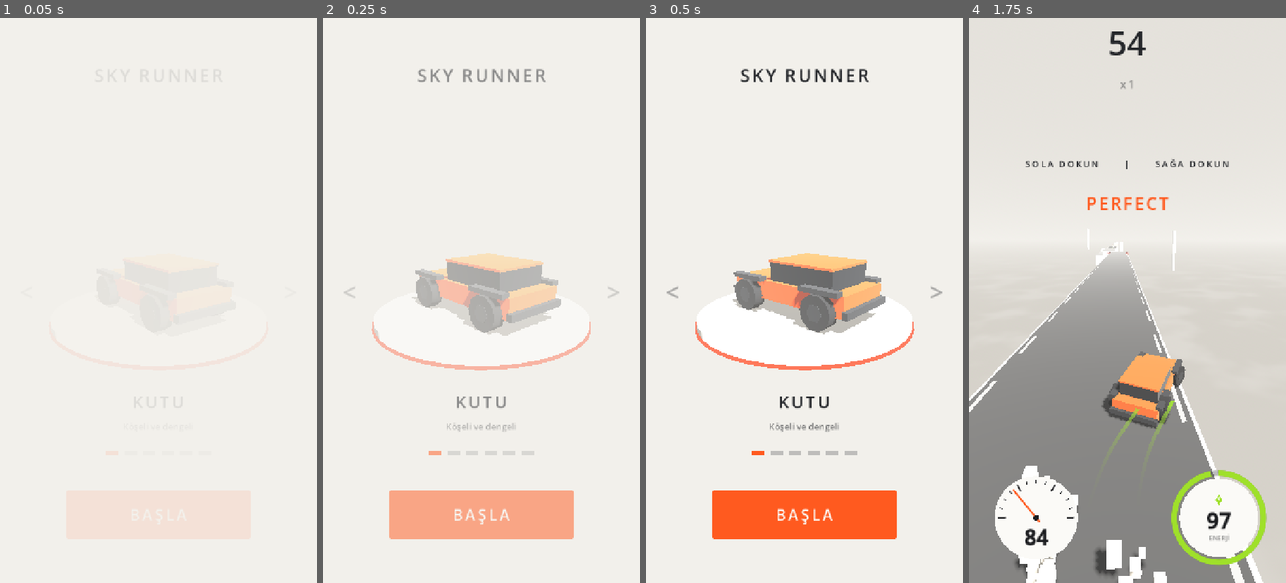
Above: before the commit, frames 1-4 (left to right).
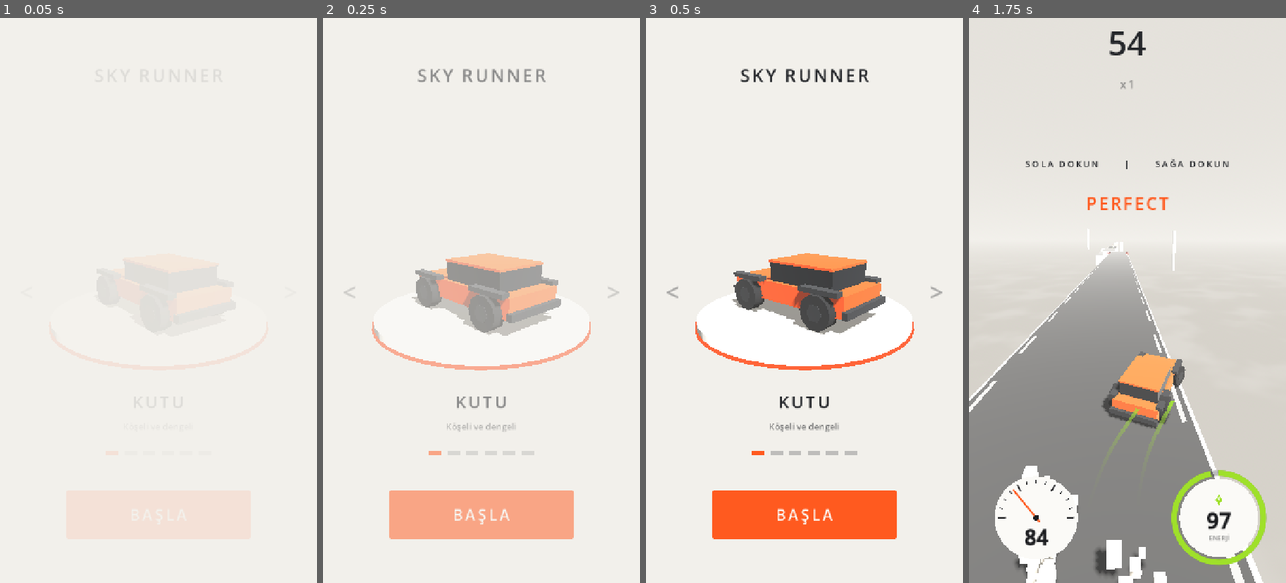
Above: after the commit, the same moments.

Repository: basarbellisan/Runny
Game: Godot game, scene res://scenes/menu.tscn
Two runs of this game, one before a commit and one after it. Both use one fixed random seed, a clock stepped at 60 frames per second and the inputs below.
Inputs (mouse positions are in pixels of both pictures, inside the frame that each line leads up to):
- Up to frame 1 (0.05 s): no input
- Up to frame 2 (0.25 s): no input
- Up to frame 3 (0.5 s): no input
- Up to frame 4 (1.75 s): click "BAŞLA" at 0.5 s; tap Enter at 1.25, 1.35 s; move the mouse to (1197, 272) at 1.27 s; hold D from 1.28 s (still down); click (1197, 272) at 1.42 s; tap Space at 1.52 s

The runs differ from the first frame. In frame 2, 0.3% of the frame differs, in the area x 29-74%, y 41-51%; in frame 3, 5.3%, in the area x 15-85%, y 41-63%; in frame 4, nothing differs.

Commit message:
Garaj ışığı kısıldı: arabalar soluk görünmesin
Ortam ışığı 0.6 -> 0.38, güneş 1.25 -> 0.9, sis 0.02 -> 0.006 (sis öndeki
arabanın rengini krem rengine çekiyordu).

Co-Authored-By: Claude Opus 5.5 <noreply@anthropic.com>
Claude-Session: https://claude.ai/code/session_016S88RPn945sNcGg6oLe6PH

Diff:
--- a/scripts/menu.gd
+++ b/scripts/menu.gd
@@ -163,16 +163,18 @@
 	env.background_color = Palette.PAPER
 	env.ambient_light_source = Environment.AMBIENT_SOURCE_COLOR
 	env.ambient_light_color = Color("ebe8e2")
-	env.ambient_light_energy = 0.6
+	# Arabalar soluk görünmesin: ortam ışığı ve sis kısık (sis yalnız uzaktaki
+	# platformları yumuşatır, öndeki arabanın rengini bozmaz)
+	env.ambient_light_energy = 0.38
 	env.fog_enabled = true
 	env.fog_light_color = Palette.PAPER
-	env.fog_density = 0.02
+	env.fog_density = 0.006
 	var we := WorldEnvironment.new()
 	we.environment = env
 	add_child(we)
 	var sun := DirectionalLight3D.new()
 	sun.rotation = Vector3(-0.95, 0.6, 0)
-	sun.light_energy = 1.25
+	sun.light_energy = 0.9
 	sun.shadow_enabled = true
 	sun.directional_shadow_max_distance = 40.0
 	add_child(sun)
